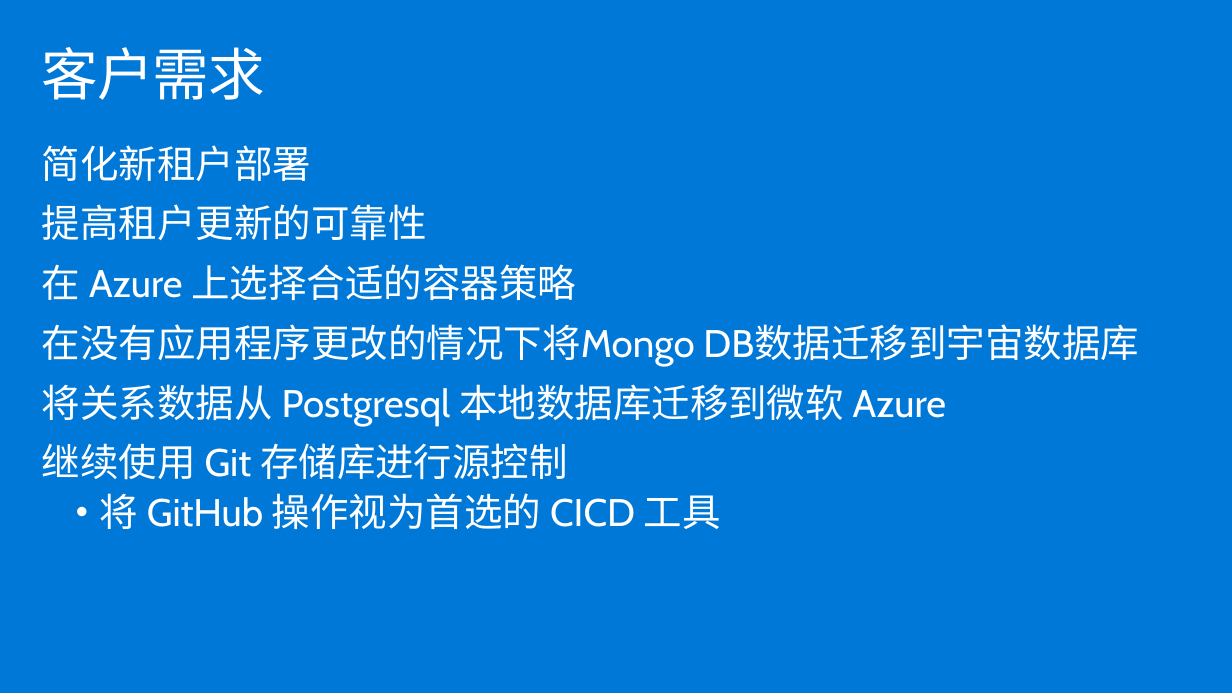
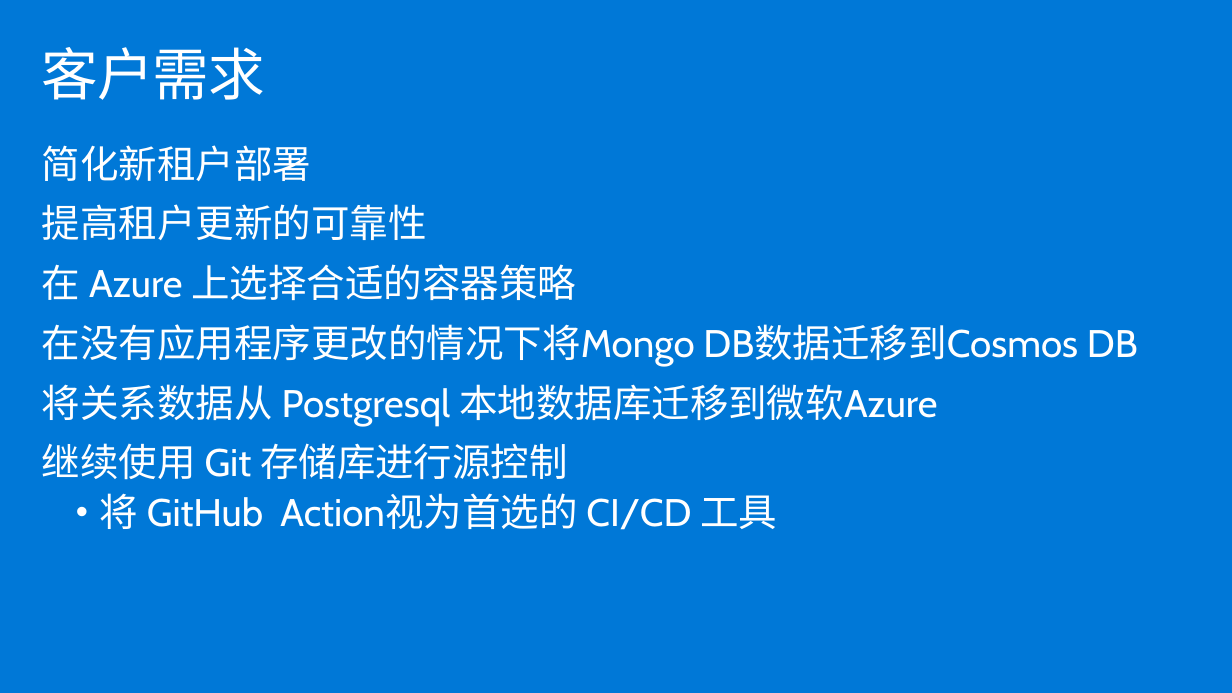
Before and after one commit to Azure/OCPCHINATECH, a slide deck: slide 10 of OCPPTSCSAHandsonLabs/MCW-Cloud-native-applications/Whiteboard design session/白板设计讲师presentation.pptx. Drawn at 1232x693 pixels with LibreOffice and Linux fonts; fonts in the diff are those of the drawing. Boxes give left, top, right and bottom in pixels: in the first picture for what was removed or moved away, otherwise in the second. Text is boxed around its words. In the diff, an @@ line names an element or a change of style, - is before the commit and + after.

```diff
--- a/OCPPTSCSAHandsonLabs/MCW-Cloud-native-applications/Whiteboard design session/白板设计讲师presentation.pptx
+++ b/OCPPTSCSAHandsonLabs/MCW-Cloud-native-applications/Whiteboard design session/白板设计讲师presentation.pptx
@@ text at <box>42,145,1138,530</box>: text changed @@
-  • 简化新租户部署
-    提高租户更新的可靠性
-    在 Azure 上选择合适的容器策略
-    在没有应用程序更改的情况下将Mongo DB数据迁移到宇宙数据库
-    将关系数据从 Postgresql 本地数据库迁移到微软 Azure
-    继续使用 Git 存储库进行源控制
-    将 GitHub 操作视为首选的 CICD 工具
+  • 简化新租户部署
+    提高租户更新的可靠性
+    在 Azure 上选择合适的容器策略
+    在没有应用程序更改的情况下将Mongo DB数据迁移到Cosmos DB
+    将关系数据从 Postgresql 本地数据库迁移到微软Azure
+    继续使用 Git 存储库进行源控制
+    将 GitHub Action视为首选的 CI/CD 工具
```
Also in this commit, not shown: 7 other slides changed, 3 other files.
